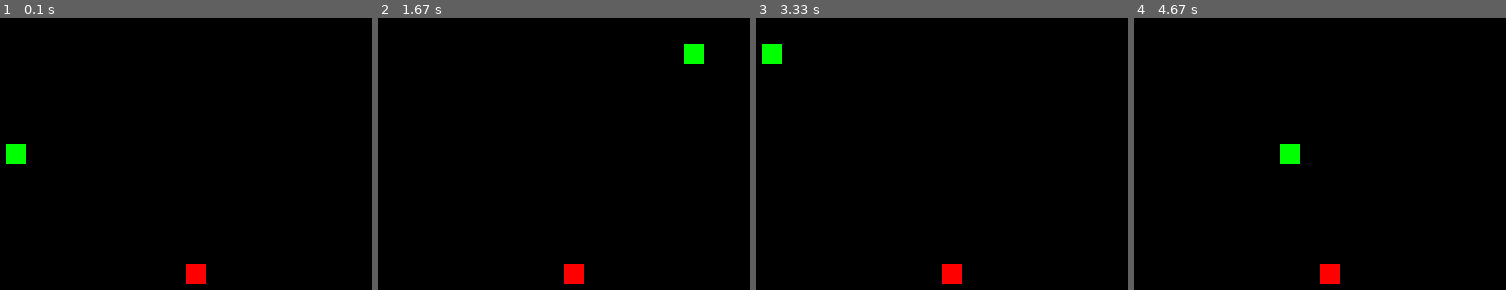
Above: before the commit, frames 1-4 (left to right).
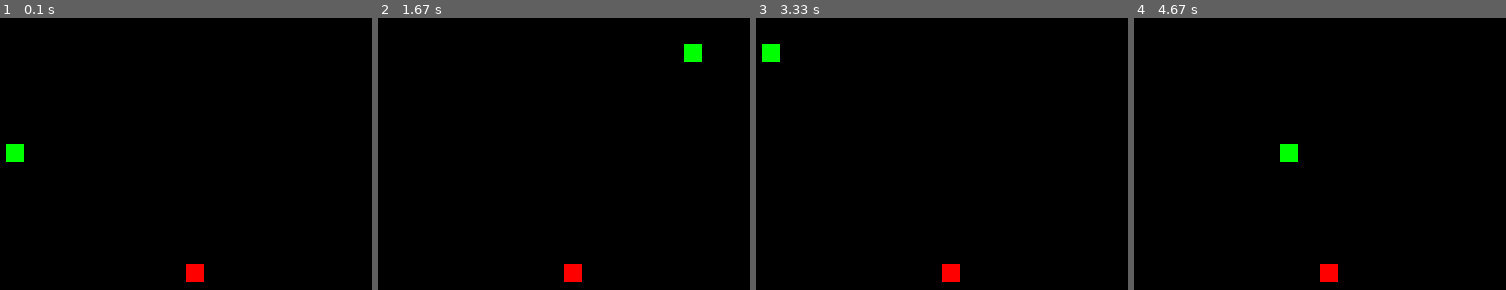
Above: after the commit, the same moments.

Repository: OlaveOyol/Python-Repo
Game: pygame game, started from Learn-Python-Pygame/main.py
The game is run twice, just before and just after one commit, with the same random seed, the same clock (stepped at 60 frames per second) and the same inputs.
Inputs:
- Up to frame 1 (0.1 s): no input
- Up to frame 2 (1.67 s): hold Right 0.33-0.8 s; hold Up 0.83-1.13 s; hold Right 1.17-1.63 s
- Up to frame 3 (3.33 s): hold Left 1.67-2.2 s; hold Down 2.23-2.53 s; hold Left 2.57-2.97 s; hold Up from 3 s (still down)
- Up to frame 4 (4.67 s): release Up at 3.37 s; hold Right 3.4-4.03 s; hold Down 4.07-4.43 s; hold Left from 4.47 s (still down)

The runs differ from the first frame. In frame 1, 0.2% of the frame differs, in the area x 1-56%, y 46-98%; in frame 2, 0.2%; in frame 3, 0.2%; in frame 4, 0.2%.

Commit message:
made more visually appealing ;)

Diff:
--- a/Learn-Python-Pygame/main.py
+++ b/Learn-Python-Pygame/main.py
@@ -15,16 +15,18 @@
     "Black" : (0,0,0)
 }
 
+g_size = 20
+
 s_colour = (0,0,255)
-s_size = 20
+s_size = 18
 s_speed = 15
 
 clock = pygame.time.Clock()
 font_style = pygame.font.SysFont(None, 50)
 
-def snake(snake_block, snake_list):
+def snake(s_block, snake_list):
     for x in snake_list:
-        pygame.draw.rect(dis, colours["Green"], [x[0], x[1], snake_block, snake_block])
+        pygame.draw.rect(dis, colours["Green"], [x[0], x[1], s_block, s_block])
 
 def message(msg,color):
     mesg = font_style.render(msg, True, color)
@@ -40,8 +42,8 @@
     x_snake_change = 0
     y_snake_change = 0
 
-    x_food = round(random.randrange(0, dis_w - s_size) / s_size) * s_size
-    y_food = round(random.randrange(0, dis_h - s_size) / s_size) * s_size
+    x_food = round(random.randrange(0, dis_w - g_size) / g_size) * g_size
+    y_food = round(random.randrange(0, dis_h - g_size) / g_size) * g_size
 
     snake_List = []
     s_length = 1
@@ -69,17 +71,17 @@
                 game_over = True
             if event.type == pygame.KEYDOWN:
                 if event.key == pygame.K_LEFT:
-                    x_snake_change = -s_size
+                    x_snake_change = -g_size
                     y_snake_change = 0
                 elif event.key == pygame.K_RIGHT:
-                    x_snake_change = s_size
+                    x_snake_change = g_size
                     y_snake_change = 0
                 elif event.key == pygame.K_UP:
                     x_snake_change = 0
-                    y_snake_change = -s_size
+                    y_snake_change = -g_size
                 elif event.key == pygame.K_DOWN:
                     x_snake_change = 0
-                    y_snake_change = s_size
+                    y_snake_change = g_size
                 elif event.key == pygame.K_ESCAPE:
                     game_over = False
                     game_close = True
@@ -109,8 +111,8 @@
         pygame.display.update()
 
         if x_snake == x_food and y_snake == y_food:
-            x_food = round(random.randrange(0, dis_w - s_size) / s_size) * s_size
-            y_food = round(random.randrange(0, dis_h - s_size) / s_size) * s_size
+            x_food = round(random.randrange(0, dis_w - g_size) / g_size) * g_size
+            y_food = round(random.randrange(0, dis_h - g_size) / g_size) * g_size
             s_length += 1
 
         clock.tick(s_speed)
